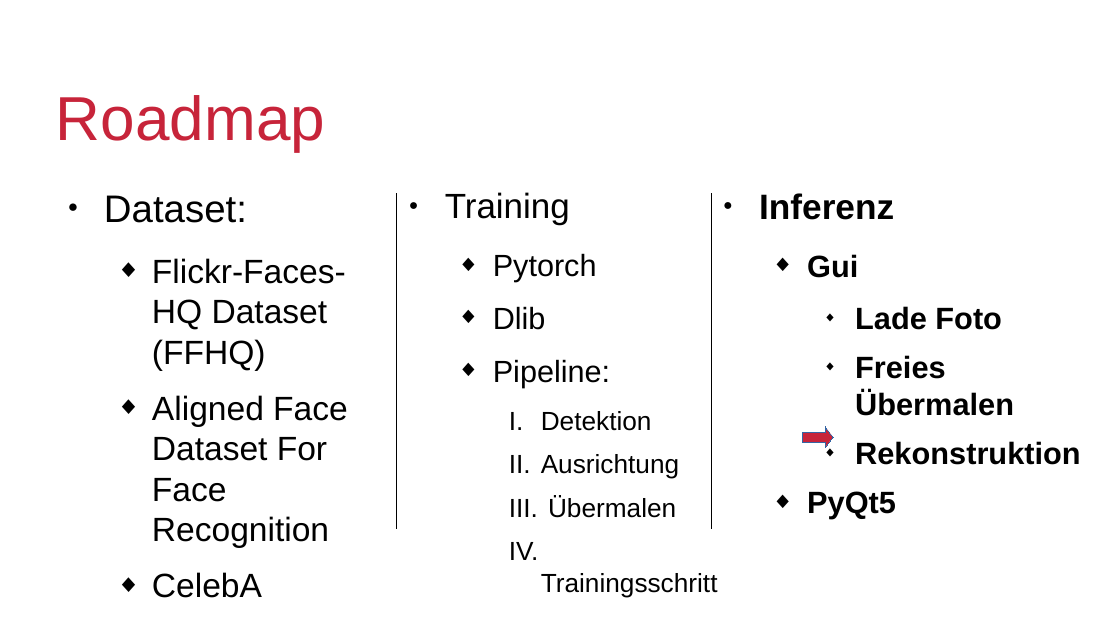
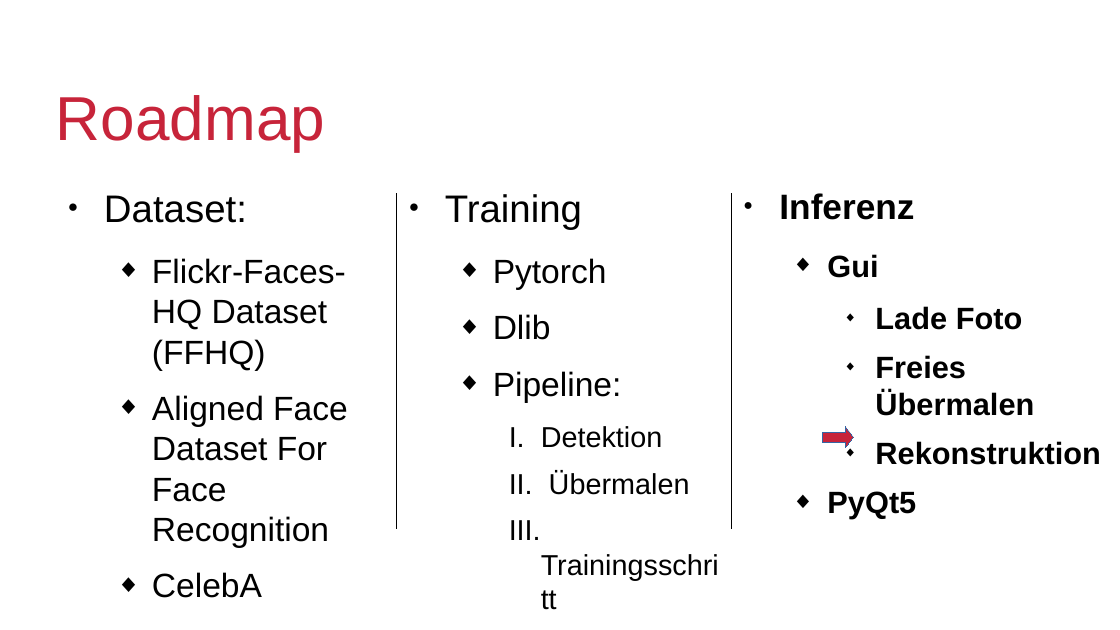
Before and after one commit to b4shy/FacialInpainting, a slide deck: slide 8 of org/Presentation/pitch/pitch_new.odp. Drawn at 1120x630 pixels with LibreOffice and Linux fonts; fonts in the diff are those of the drawing; background and template pictures are left out. Boxes give left, top, right and bottom in pixels: in the first picture for what was removed or moved away, otherwise in the second. Text is boxed around its words. In the diff, an @@ line names an element or a change of style, - is before the commit and + after.

```diff
--- a/org/Presentation/pitch/pitch_new.odp
+++ b/org/Presentation/pitch/pitch_new.odp
@@ text "Training" at box(445, 194, 690, 495): size 24.8 to 27.2 pt in "Training"; size 21.7 to 23.8 pt in "Pytorch", "Dlib", "Pipeline:"; size 18.6 to 20.4 pt in "Detektion", "Übermalen", "Trainingsschritt" @@
@@ 1 text, 1 right arrow, 1 line: place and size @@
-1 text, 1 right arrow, 1 line at box(711, 193, 1081, 528)
+1 text, 1 right arrow, 1 line at box(732, 193, 1101, 528)
@@ text at box(541, 454, 679, 479): paragraph removed @@
-    II. Ausrichtung
```
Also in this commit, not shown: 1 other slide changed, 2 slides added, 1 slide removed.
